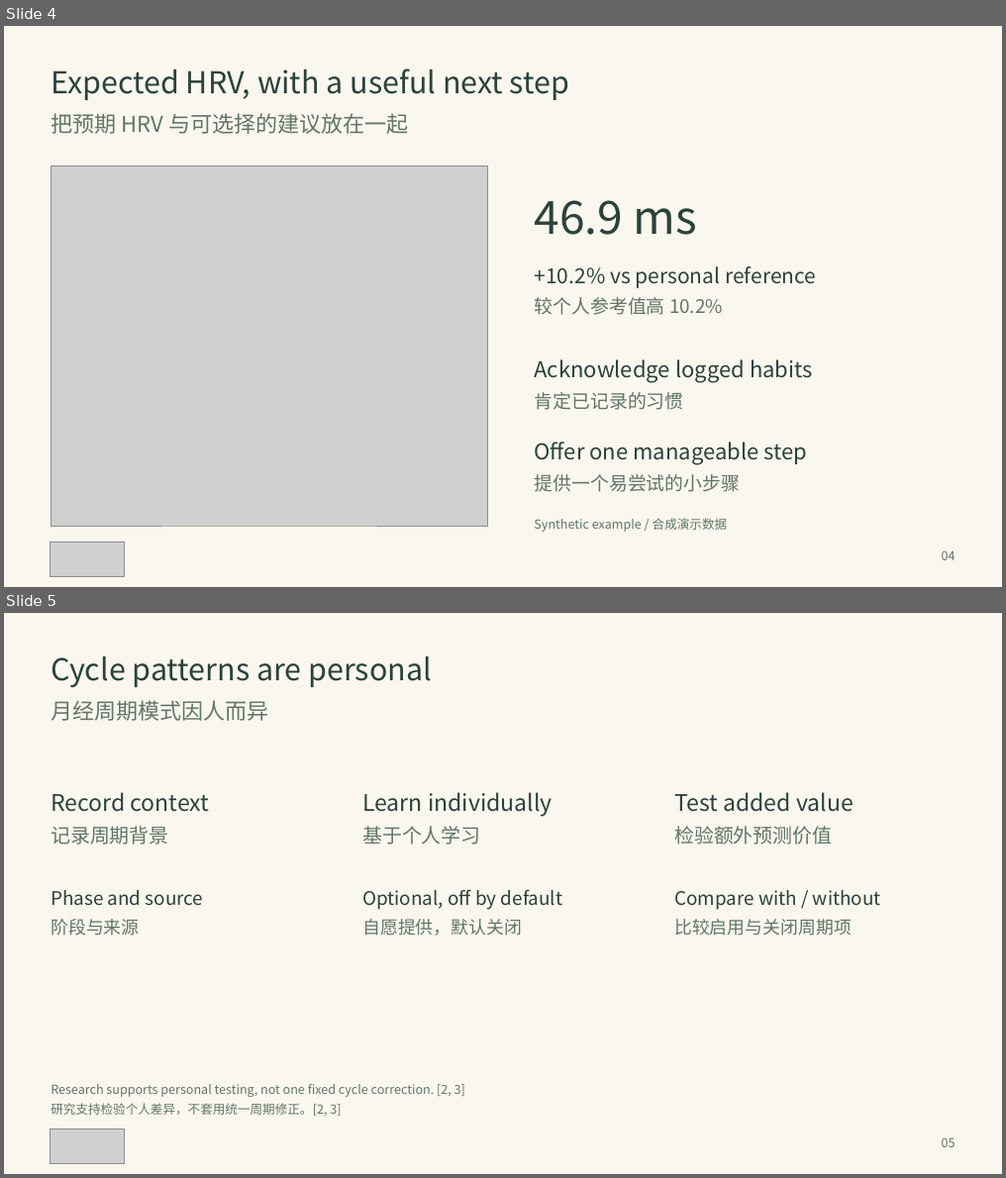
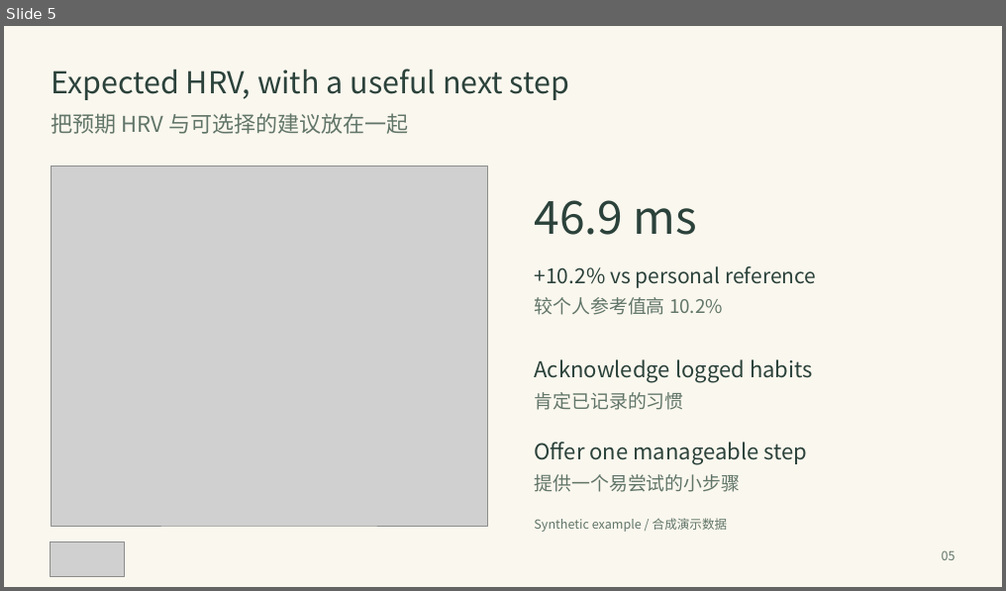
Before and after one commit to DiamondCao1996/mond-phone-preview, a slide deck: docs/demo/MOND_Adaptive_System_EN_ZH.pptx. Shown one above the other, each under a label of ours: slides 4 and 5 before the commit, slide 5 after it. The pictures are 1006x1178 and 1006x591 pixels, drawn with LibreOffice and Linux fonts; fonts in the diff are those of the drawing; grey boxes stand for pictures. Boxes give left, top, right and bottom in pixels: in the first picture for what was removed or moved away, otherwise in the second. Text is boxed around its words. In the diff, an @@ line names an element or a change of style, - is before the commit and + after.

```diff
--- a/docs/demo/MOND_Adaptive_System_EN_ZH.pptx
+++ b/docs/demo/MOND_Adaptive_System_EN_ZH.pptx
@@ slide 5 removed at (4, 613, 1002, 1174), background #FAF7EE @@
@@ text removed at (51, 656, 432, 687) @@
-Cycle patterns are personal
@@ text removed at (51, 700, 269, 721) @@
-月经周期模式因人而异
@@ text removed at (51, 792, 210, 812) @@
-Record context
@@ text removed at (362, 792, 552, 817) @@
-Learn individually
@@ text removed at (674, 792, 853, 812) @@
-Test added value
@@ text removed at (51, 826, 168, 845) @@
-记录周期背景
@@ text removed at (362, 826, 480, 845) @@
-基于个人学习
@@ text removed at (674, 826, 832, 845) @@
-检验额外预测价值
@@ text removed at (51, 890, 204, 906) @@
-Phase and source
@@ text removed at (362, 889, 562, 910) @@
-Optional, off by default
@@ text removed at (674, 890, 881, 910) @@
-Compare with / without
@@ text removed at (51, 919, 139, 936) @@
-阶段与来源
@@ text removed at (362, 919, 522, 936) @@
-自愿提供，默认关闭
@@ text removed at (674, 919, 851, 936) @@
-比较启用与关闭周期项
@@ text removed at (51, 1084, 465, 1097) @@
-Research supports personal testing, not one fixed cycle correction. [2, 3]
@@ text removed at (51, 1103, 341, 1116) @@
-研究支持检验个人差异，不套用统一周期修正。[2, 3]
@@ picture removed at (50, 1130, 125, 1164) @@
@@ text removed at (942, 1138, 955, 1148) @@
-05
@@ what was slide 4 is now slide 5 @@
@@ slide 5 changed as well @@
@@ text at (942, 551, 955, 561): text changed @@
-04
+05
```
Also in this commit, not shown: 3 other slides changed, 4 slides added, 3 other slides removed, 3 other files.
